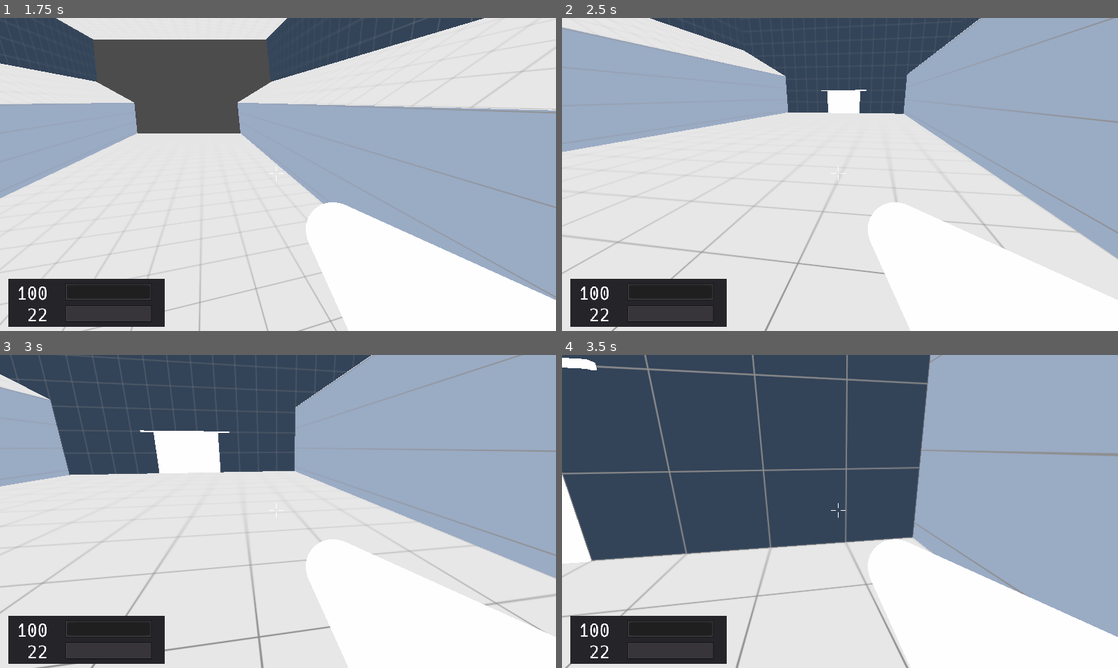
Above: before the commit, frames 1-4 (two rows, left to right).
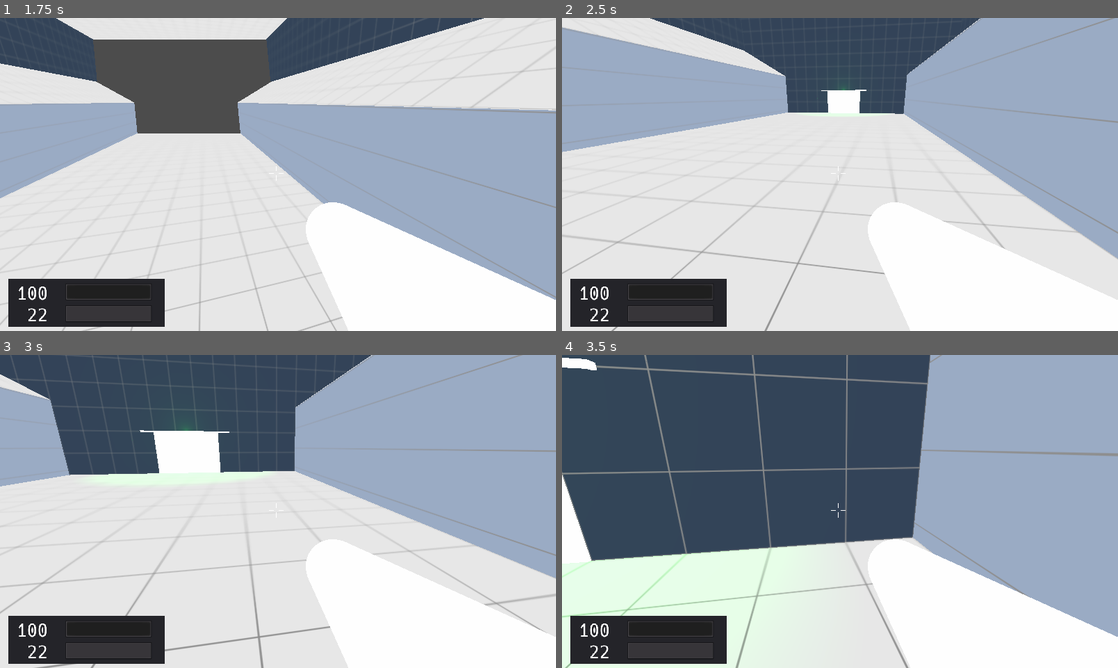
Above: after the commit, the same moments.

Repository: duckinator/keress
Game: Godot game, scene res://menus/MainMenu.tscn
Two runs of this game, one before a commit and one after it. Both use one fixed random seed, a clock stepped at 60 frames per second and the inputs below.
Inputs (mouse positions are in pixels of both pictures, inside the frame that each line leads up to):
- Up to frame 1 (1.75 s): click "New Game" at 0.5 s; tap Enter at 1.25 s; move the mouse to (305, 174) at 1.27 s; press the mouse at (305, 174) at 1.28 s; hold W (movement_forward) from 1.28 s (still down); tap Space (movement_jump) at 1.52 s
- Up to frame 2 (2.5 s): keep holding W (movement_forward); move the mouse to (812, 174) at 2.02 s; release the mouse at (812, 174) at 2.03 s; right-click (812, 174) at 2.1 s; tap Space (movement_jump) at 2.27 s
- Up to frame 3 (3 s): keep holding W (movement_forward); move the mouse to (289, 505) at 2.77 s; tap Tab (quick_switch_item) at 2.85 s
- Up to frame 4 (3.5 s): keep holding W (movement_forward)

Frame 1 is identical in both runs. In frame 2, 0.1% of the frame differs, in the area x 43-59%, y 22-32%; in frame 3, 0.5%; in frame 4, 0.8%, in the area x 0-40%, y 61-100%.

Commit message:
yay lights

Diff:
--- a/src/environment/door/Door.gd
+++ b/src/environment/door/Door.gd
@@ -16,6 +16,15 @@
 	left = $Left_Half
 	right = $Right_Half
 	close()
+
+func _adjust_light():
+	if not is_exit:
+		$Lights/Green.visible = false
+		$Lights/Red.visible = false
+		return
+
+	$Lights/Green.visible = !locked
+	$Lights/Red.visible = locked
 
 func _physics_process(delta):
 	if state == OPENED or state == CLOSED:
@@ -48,6 +57,7 @@
 
 func open():
 	var scene = get_tree().current_scene
+	_adjust_light()
 
 	if state == OPENED or state == OPENING:
 		return true
@@ -63,6 +73,7 @@
 		return scene.opening_door(self)
 
 func close():
+	_adjust_light()
 	if state == CLOSED or state == CLOSING:
 		return true
 
--- a/src/environment/door/Door.tscn
+++ b/src/environment/door/Door.tscn
@@ -124,4 +124,19 @@
 material/0 = null
 
 [node name="CollisionShape" type="CollisionShape" parent="Bottom_Bar"]
-shape = SubResource( 8 )
+shape = SubResource( 11 )
+
+[node name="Lights" type="Spatial" parent="."]
+transform = Transform( 1, 0, 0, 0, 1, 0, 0, 0, 1, -0.25, 5, 0 )
+
+[node name="Red" type="OmniLight" parent="Lights"]
+visible = false
+light_color = Color( 0.811765, 0, 0, 1 )
+light_energy = 10.0
+omni_range = 20.0
+
+[node name="Green" type="OmniLight" parent="Lights"]
+visible = false
+light_color = Color( 0, 0.576471, 0.0784314, 1 )
+light_energy = 10.0
+omni_range = 20.0
--- a/src/levels/Level_002.tscn
+++ b/src/levels/Level_002.tscn
@@ -11,6 +11,8 @@
 
 [sub_resource type="Environment" id=1]
 ambient_light_color = Color( 1, 1, 1, 1 )
+ambient_light_energy = 0.1
+ambient_light_sky_contribution = 0.0
 
 [sub_resource type="SpatialMaterial" id=2]
 albedo_texture = ExtResource( 5 )
@@ -205,6 +207,7 @@
 depth = 5.0
 
 [node name="OpposingWall" type="CSGCombiner" parent="."]
+editor/display_folded = true
 transform = Transform( 1, 0, 0, 0, 1, 0, 0, 0, 1, 0, 22, -78 )
 use_collision = true
 
Not shown: 6 places in src/environment/door/Door.tscn that only renumber resources
